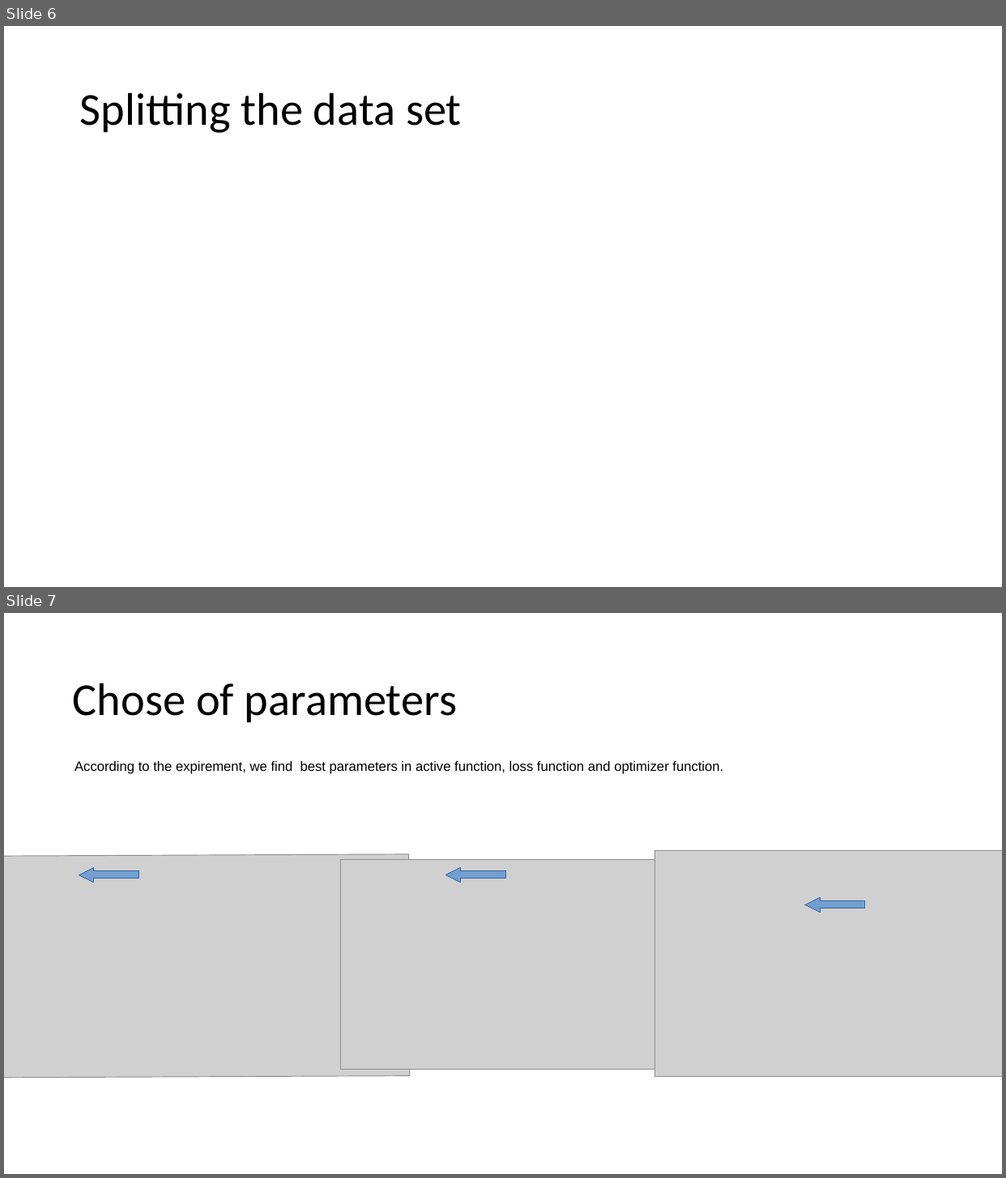
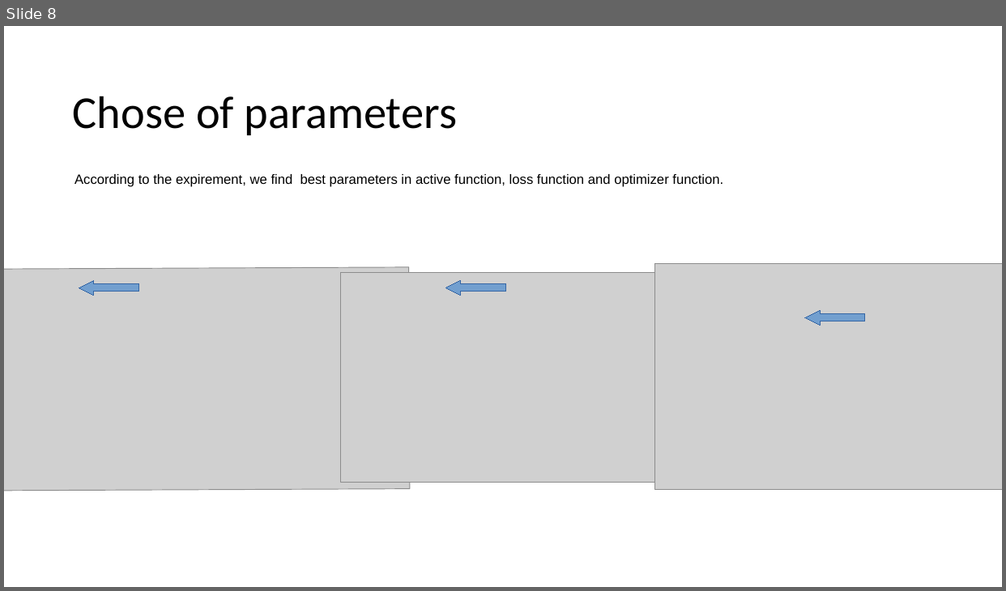
Before and after one commit to liangwangENST/SR2I208-Detection-Malicious-data, a slide deck: slide/Presentation.pptx. Shown one above the other, each under a label of ours: slides 6 and 7 before the commit, slide 8 after it. The pictures are 1006x1178 and 1006x591 pixels, drawn with LibreOffice and Linux fonts; fonts in the diff are those of the drawing; grey boxes stand for pictures. Boxes give left, top, right and bottom in pixels: in the first picture for what was removed or moved away, otherwise in the second. Text is boxed around its words. In the diff, an @@ line names an element or a change of style, - is before the commit and + after.

```diff
--- a/slide/Presentation.pptx
+++ b/slide/Presentation.pptx
@@ slide 6 removed at (x1=4, y1=26, x2=1002, y2=587), background #FFFFFF @@
@@ text removed at (x1=80, y1=92, x2=462, y2=133) @@
-Splitting the data set
@@ what was slide 7 is now slide 8 @@
```
Also in this commit, not shown: 5 slides changed, 5 slides added, 3 other slides removed, 5 other files.
